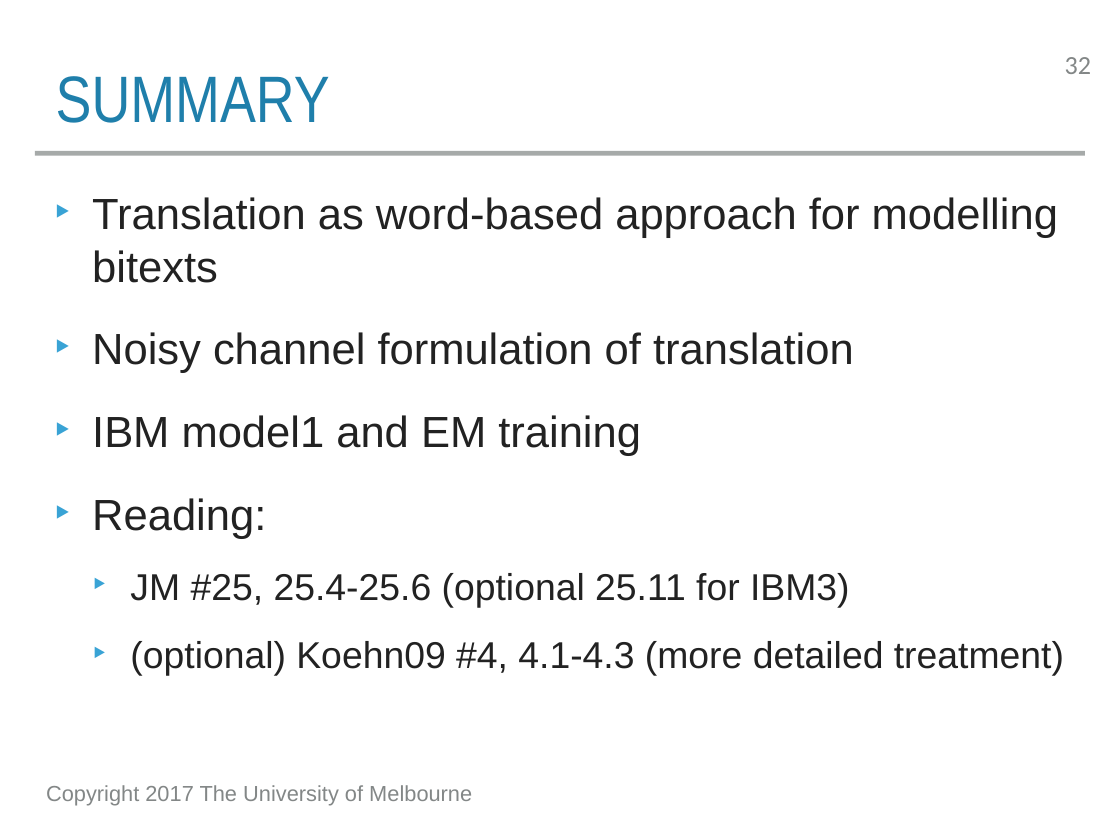
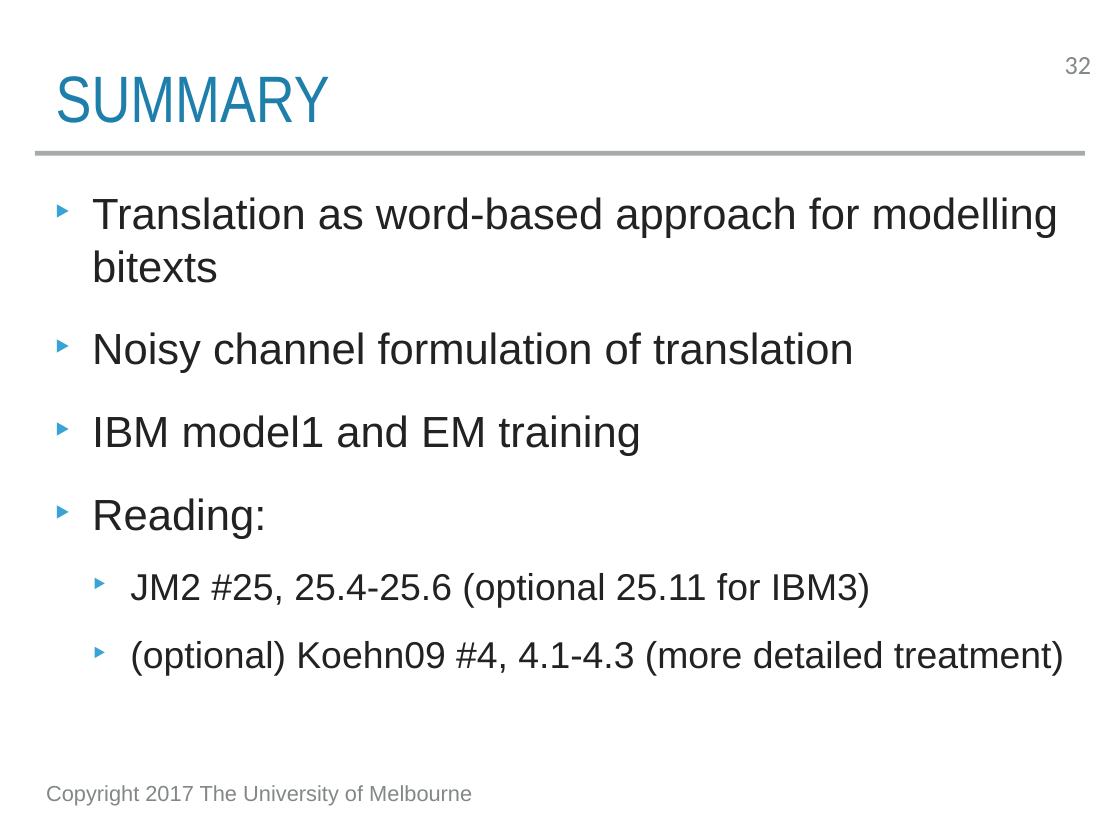
Before and after one commit to trevorcohn/comp90042, a slide deck: slide 32 of slides/WSTA_L20_machine_translation_word.pptx. Drawn at 1120x840 pixels with LibreOffice and Linux fonts; fonts in the diff are those of the drawing. Boxes give left, top, right and bottom in pixels: in the first picture for what was removed or moved away, otherwise in the second. Text is boxed around its words. In the diff, an @@ line names an element or a change of style, - is before the commit and + after.

Commit message:
new slides for matthias

```diff
--- a/slides/WSTA_L20_machine_translation_word.pptx
+++ b/slides/WSTA_L20_machine_translation_word.pptx
@@ text at <box>130,573,871,607</box>: text changed @@
-  ‣ JM #25, 25.4-25.6 (optional 25.11 for IBM3)
+  ‣ JM2 #25, 25.4-25.6 (optional 25.11 for IBM3)
```
Also in this commit, not shown: 2 other files.
